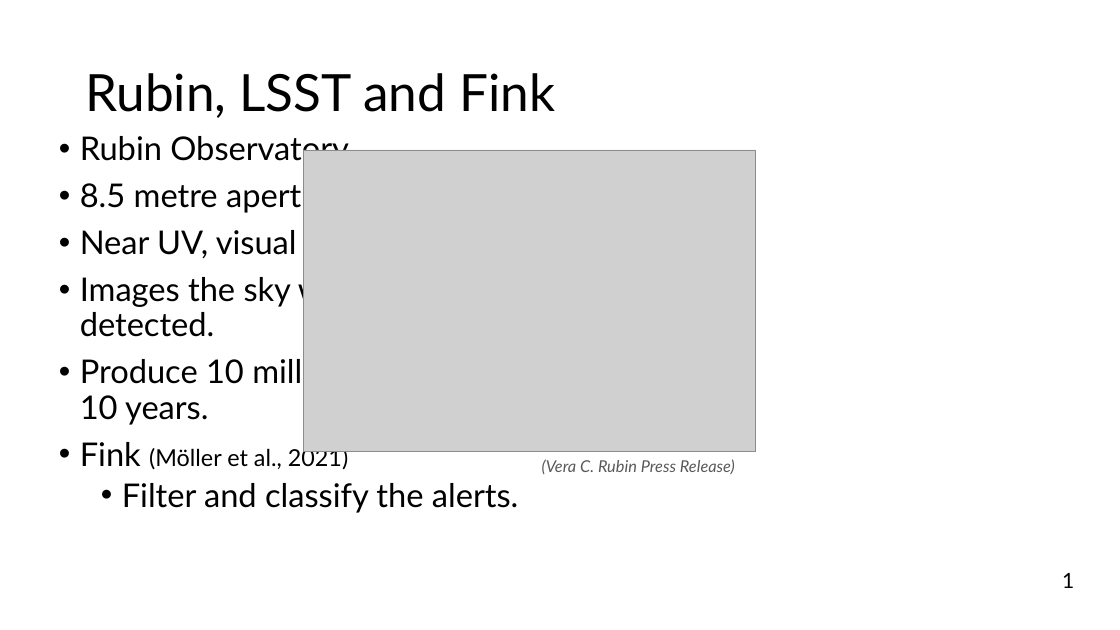
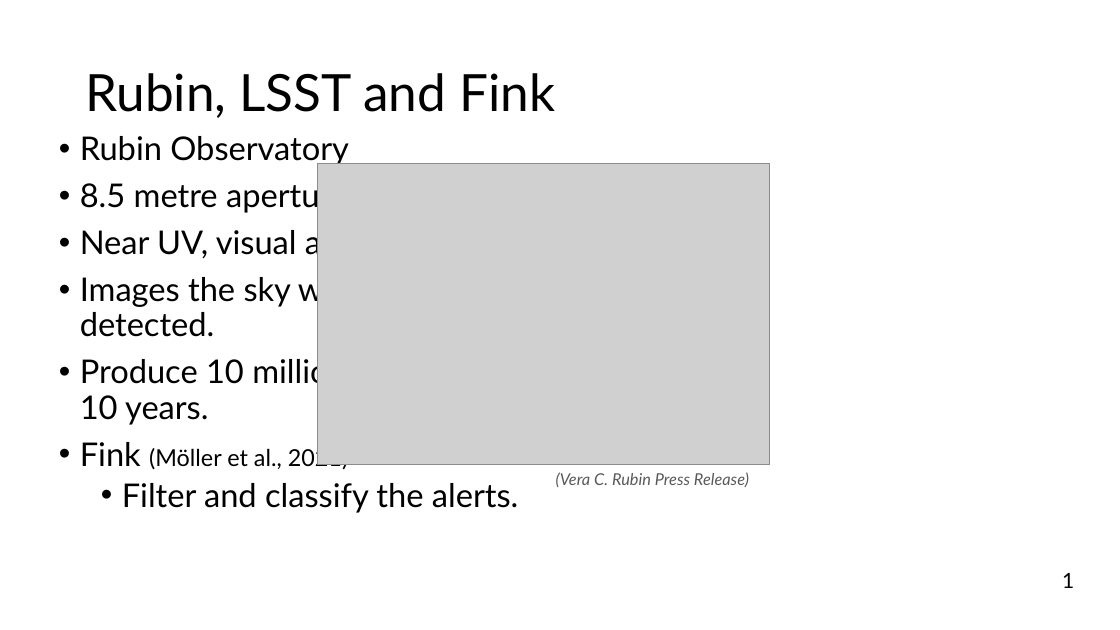
Before and after one commit to Webd0g/Honours_Project, a slide deck: slide 2 of Oral_presentation/Oral_Presentation.pptx. Drawn at 1120x630 pixels with LibreOffice and Linux fonts; fonts in the diff are those of the drawing; grey boxes stand for pictures. Boxes give left, top, right and bottom in pixels: in the first picture for what was removed or moved away, otherwise in the second. Text is boxed around its words. In the diff, an @@ line names an element or a change of style, - is before the commit and + after.

```diff
--- a/Oral_presentation/Oral_Presentation.pptx
+++ b/Oral_presentation/Oral_Presentation.pptx
@@ picture: place and size @@
-picture at [303, 150, 756, 452]
+picture at [318, 163, 770, 465]
@@ text "(Vera C. Rubin Press Release)": place and size @@
-text "(Vera C. Rubin Press Release)" at [542, 459, 735, 474]
+text "(Vera C. Rubin Press Release)" at [556, 472, 749, 487]
```
Also in this commit, not shown: 12 other files.
